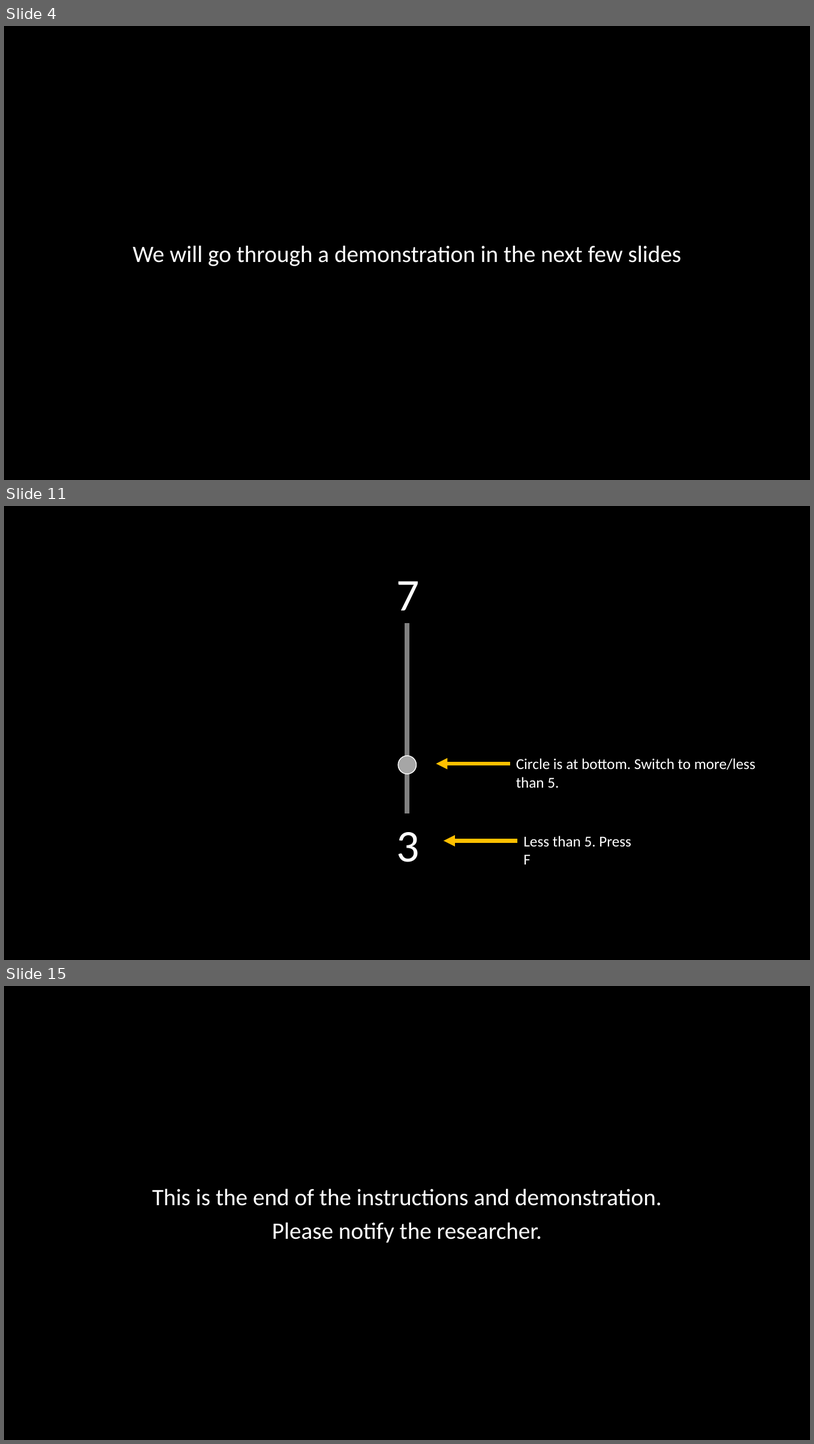
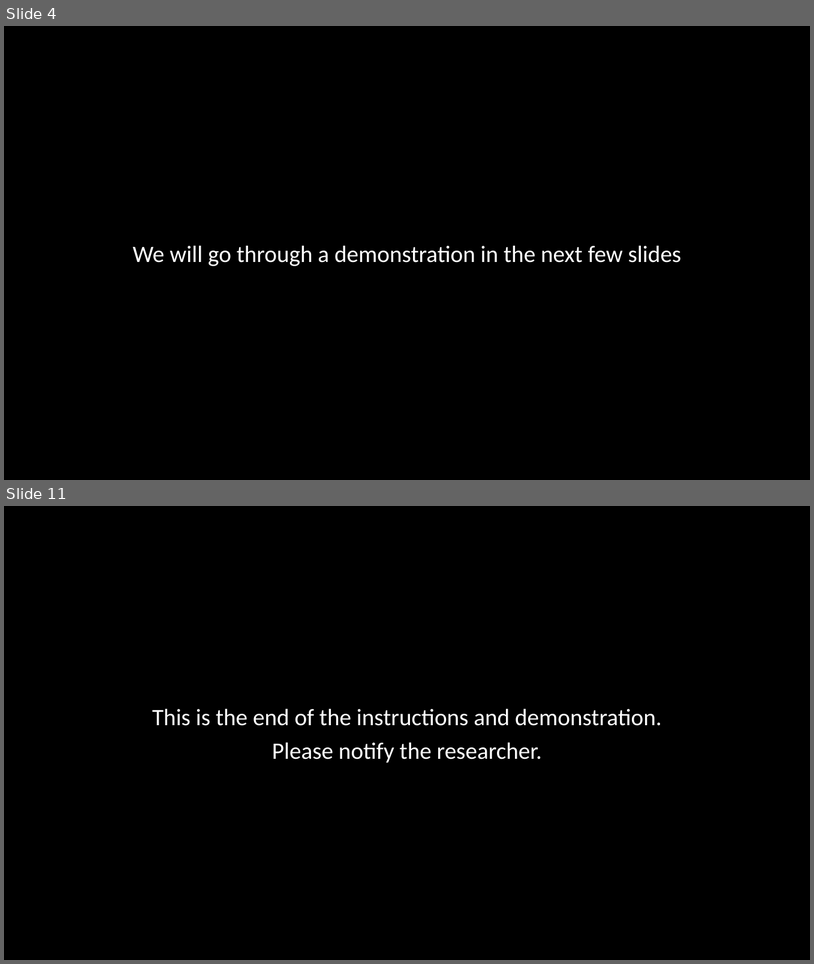
Before and after one commit to winsonfzyang/mindfulness_flexibility, a slide deck: instructions/affflex.pptx. Shown one above the other, each under a label of ours: slides 4, 11 and 15 before the commit, slides 4 and 11 after it; the slides between them are not shown. The pictures are 814x1444 and 814x964 pixels, drawn with LibreOffice and Linux fonts; fonts in the diff are those of the drawing. Boxes give left, top, right and bottom in pixels: in the first picture for what was removed or moved away, otherwise in the second. Text is boxed around its words. In the diff, an @@ line names an element or a change of style, - is before the commit and + after.

Commit message:
update cog switch buttons

```diff
--- a/instructions/affflex.pptx
+++ b/instructions/affflex.pptx
@@ slide 11 removed at [4,506,810,960], background #000000 @@
@@ text removed at [397,581,420,610] @@
-7
@@ line removed from (408, 624) to (408, 813) @@
@@ ellipse removed at [398,756,417,774] @@
@@ arrow removed from (510, 764) to (437, 764) @@
@@ text removed at [516,758,756,787] @@
-Circle is at bottom. Switch to more/less than 5.
@@ text removed at [397,832,420,862] @@
-3
@@ arrow removed from (518, 841) to (444, 841) @@
@@ text removed at [524,835,632,864] @@
-Less than 5. Press F
@@ what was slide 15 is now slide 11 @@
```
Also in this commit, not shown: 2 slides changed, 6 slides added, 9 other slides removed, 1 other file.
